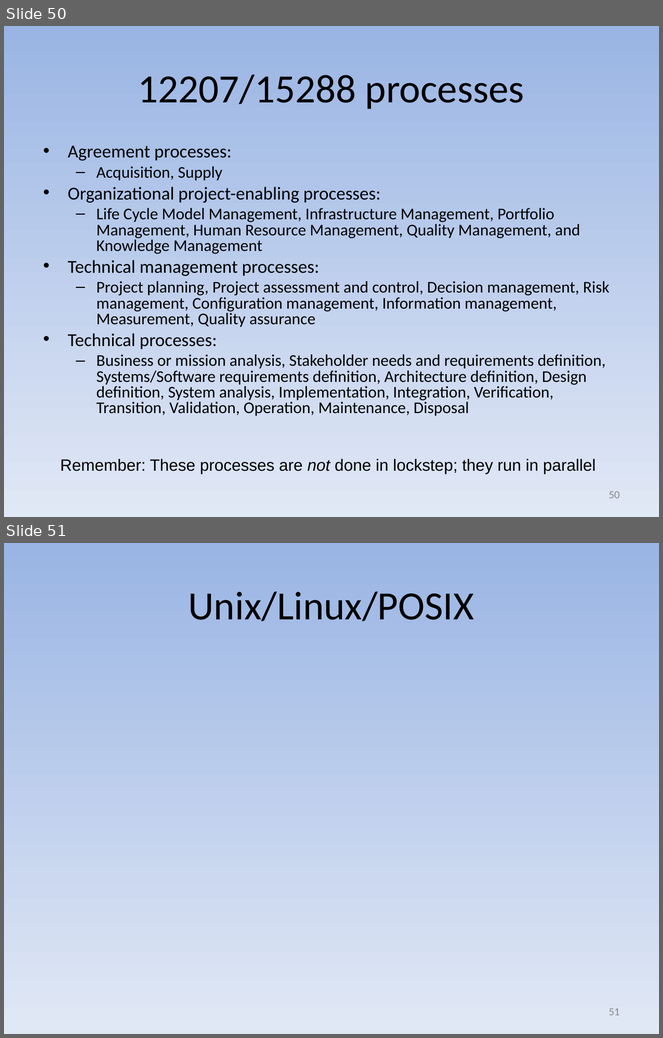
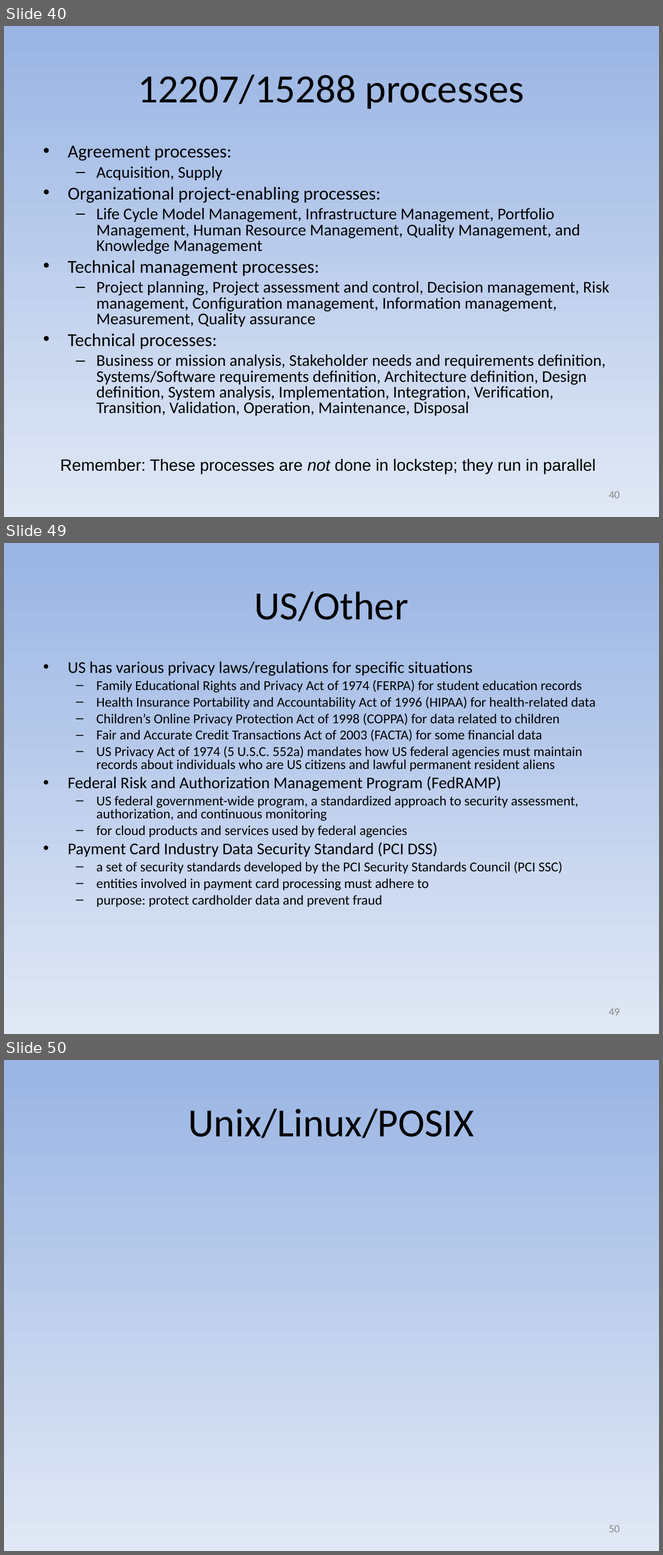
Before and after one commit to david-a-wheeler/david-a-wheeler.github.io, a slide deck: secure-class/presentations/Secure-Software-1-Introduction.ppt. Shown one above the other, each under a label of ours: slides 50 and 51 before the commit, slides 40, 49 and 50 after it; the slides between them are not shown. The pictures are 663x1038 and 663x1555 pixels, drawn with LibreOffice and Linux fonts; fonts in the diff are those of the drawing. Boxes give left, top, right and bottom in pixels: in the first picture for what was removed or moved away, otherwise in the second. Text is boxed around its words. In the diff, an @@ line names an element or a change of style, - is before the commit and + after.

```diff
--- a/secure-class/presentations/Secure-Software-1-Introduction.ppt
+++ b/secure-class/presentations/Secure-Software-1-Introduction.ppt
@@ slide 49 added at box(4, 543, 659, 1034), background gradient #9AB5E4 to #E1E8F5 @@
@@ title added at box(254, 591, 409, 622), 44 pt, text #000000 @@
+US/Other
@@ text added at box(68, 662, 596, 908), 15 pt, text #000000 @@
+• US has various privacy laws/regulations for specific situations
+  – Family Educational Rights and Privacy Act of 1974 (FERPA) for student education records
+  – Health Insurance Portability and Accountability Act of 1996 (HIPAA) for health-related data
+  – Children’s Online Privacy Protection Act of 1998 (COPPA) for data related to children
+  – Fair and Accurate Credit Transactions Act of 2003 (FACTA) for some financial data
+  – US Privacy Act of 1974 (5 U.S.C. 552a) mandates how US federal agencies must maintain records about individuals who are US citizens and lawful permanent resident aliens
+• Federal Risk and Authorization Management Program (FedRAMP)
+  – US federal government-wide program, a standardized approach to security assessment, authorization, and continuous monitoring
+  – for cloud products and services used by federal agencies
+• Payment Card Industry Data Security Standard (PCI DSS)
+  – a set of security standards developed by the PCI Security Standards Council (PCI SSC)
+  – entities involved in payment card processing must adhere to
+  – purpose: protect cardholder data and prevent fraud
@@ page number added at box(609, 1008, 620, 1016), 12 pt, text #898989 @@
+49
@@ what was slide 50 is now slide 40 @@
@@ page number at box(609, 491, 620, 499): text changed @@
-50
+40
@@ what was slide 51 is now slide 50 @@
@@ page number at box(609, 1525, 620, 1533): text changed @@
-51
+50
```
Also in this commit, not shown: 2 slides changed, 8 other slides added, 2 other files.
